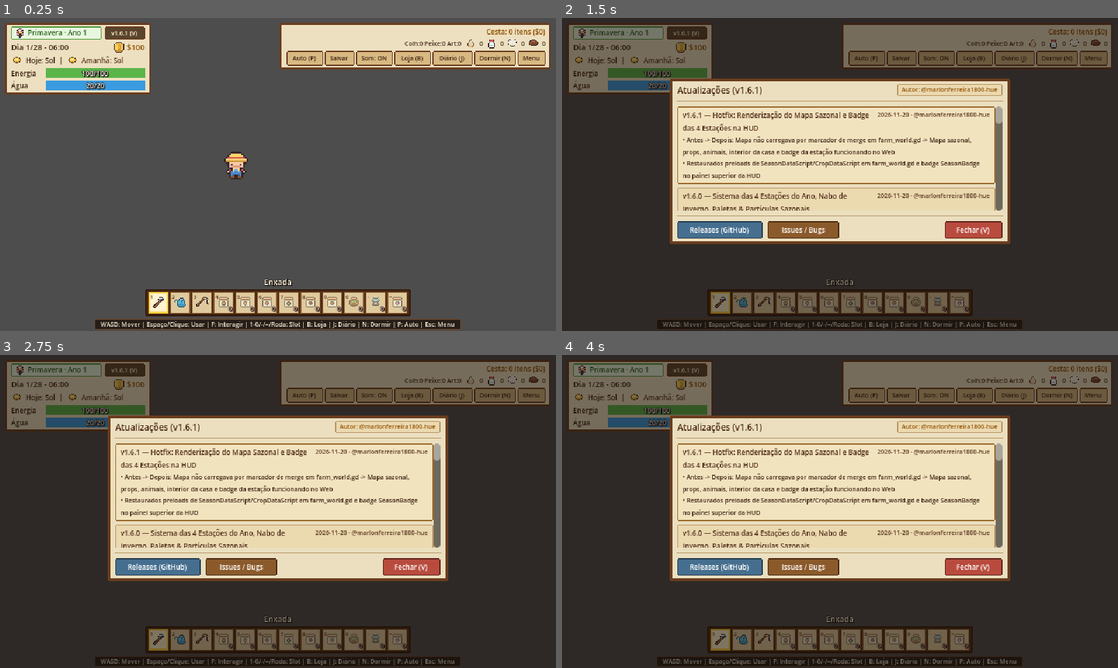
Above: before the commit, frames 1-4 (two rows, left to right).
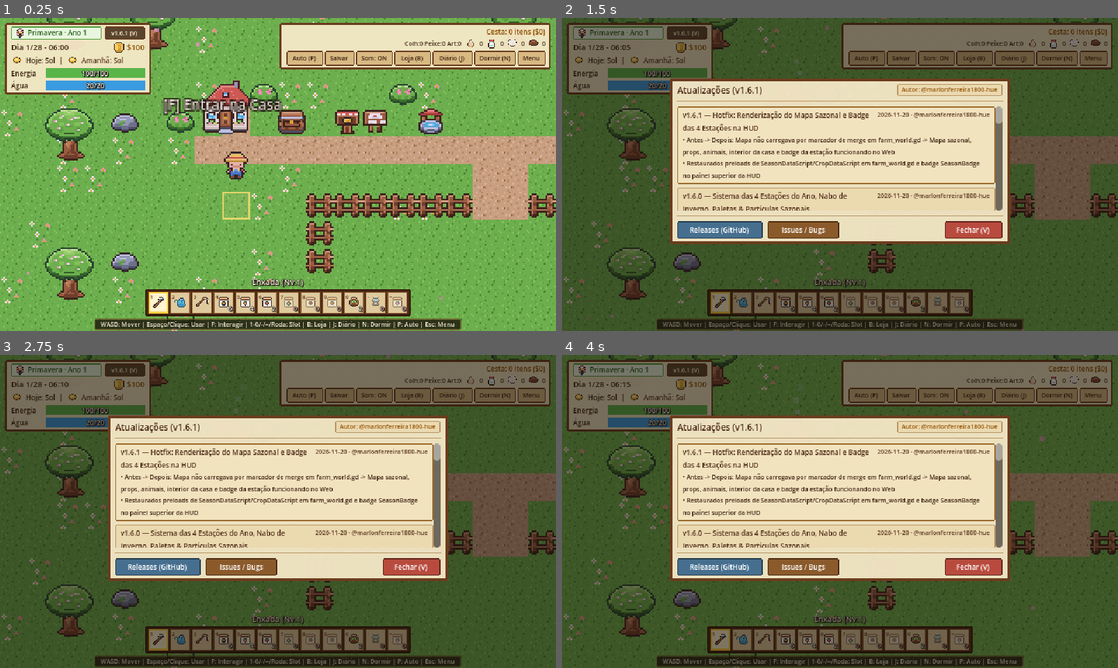
Above: after the commit, the same moments.

Repository: marlonferreira1800-hue/Fazenda-asclepio-
Game: Godot game, scene res://scenes/main.tscn
The game is run twice, just before and just after one commit, with the same random seed, the same clock (stepped at 60 frames per second) and the same inputs.
Inputs:
- Up to frame 1 (0.25 s): no input
- Up to frame 2 (1.5 s): click "v1.6.1 (V)" at 0.5 s; click "Auto (P)" at 1.25 s
- Up to frame 3 (2.75 s): click "Salvar" at 2 s
- Up to frame 4 (4 s): click "Som: ON" at 2.75 s; click "Loja (B)" at 3.5 s

The runs differ from the first frame. In frame 1, 80% of the frame differs, in the area x 0-100%, y 0-100%; in frame 2, 47%; in frame 3, 47%; in frame 4, 47%.
Error before the commit: Parse Error: Identifier "season_changed" not declared in the current scope. (res://scripts/autoload/game_state.gd:822)

Commit message:
fix(seasons): restaurar SeasonDataScript/season_changed em game_state.gd e _setup_season_particles em farm_world.gd

Diff:
--- a/scripts/autoload/game_state.gd
+++ b/scripts/autoload/game_state.gd
@@ -3,6 +3,7 @@
 
 const CropDataScript := preload("res://scripts/data/crop_data.gd")
 const FarmCatalogScript := preload("res://scripts/data/farm_catalog.gd")
+const SeasonDataScript := preload("res://scripts/data/season_data.gd")
 
 signal money_changed(new_money: int)
 signal day_changed(day: int, time_minutes: float)
@@ -20,6 +21,7 @@
 signal machines_changed()
 signal animal_purchased(animal_type: String)
 signal game_reset()
+signal season_changed(season_id: String, year: int)
 
 const SAVE_PATH := "user://savegame.json"
 const MINUTES_PER_DAY: float = 1440.0
--- a/scripts/world/farm_world.gd
+++ b/scripts/world/farm_world.gd
@@ -522,7 +522,9 @@
 
 
 func _build_tileset() -> TileSet:
-	var tex: Texture2D = _load_texture_safe("res://assets/sprites/terrain_tileset.png")
+	var tex: Texture2D = _seasonal_terrain_textures.get("spring", null) as Texture2D
+	if tex == null:
+		tex = _load_texture_safe("res://assets/sprites/terrain_tileset.png")
 	var ts := TileSet.new()
 	ts.tile_size = Vector2i(TILE_SIZE, TILE_SIZE)
 	ts.add_physics_layer(0)
@@ -538,6 +540,7 @@
 			source.create_tile(Vector2i(col, row))
 
 	ts.add_source(source, 0)
+	_shared_atlas_source = source
 
 	var full_box := PackedVector2Array([
 		Vector2(-8, -8),
@@ -591,6 +594,49 @@
 	_prompt_label.add_theme_color_override("font_outline_color", Color(0.12, 0.08, 0.05, 0.95))
 	_prompt_label.add_theme_constant_override("outline_size", 3)
 	add_child(_prompt_label)
+
+
+func _setup_season_particles() -> void:
+	var map_center := Vector2(MAP_WIDTH * TILE_SIZE * 0.5, MAP_HEIGHT * TILE_SIZE * 0.5)
+	var extents := Vector2(MAP_WIDTH * TILE_SIZE * 0.55, MAP_HEIGHT * TILE_SIZE * 0.55)
+
+	_season_particles = CPUParticles2D.new()
+	_season_particles.name = "SeasonParticles"
+	_season_particles.position = map_center
+	_season_particles.z_index = 18
+	_season_particles.emission_shape = CPUParticles2D.EMISSION_SHAPE_RECTANGLE
+	_season_particles.emission_rect_extents = extents
+	_season_particles.preprocess = 2.5
+	_season_particles.emitting = true
+	add_child(_season_particles)
+
+	_firefly_particles = CPUParticles2D.new()
+	_firefly_particles.name = "SummerFireflies"
+	_firefly_particles.position = map_center
+	_firefly_particles.z_index = 20
+	_firefly_particles.emission_shape = CPUParticles2D.EMISSION_SHAPE_RECTANGLE
+	_firefly_particles.emission_rect_extents = extents
+	_firefly_particles.amount = 20
+	_firefly_particles.lifetime = 2.8
+	_firefly_particles.direction = Vector2(0.0, -1.0)
+	_firefly_particles.spread = 180.0
+	_firefly_particles.gravity = Vector2(0.0, -2.0)
+	_firefly_particles.initial_velocity_min = 3.0
+	_firefly_particles.initial_velocity_max = 9.0
+	_firefly_particles.scale_amount_min = 1.4
+	_firefly_particles.scale_amount_max = 2.2
+	_firefly_particles.color = Color(0.88, 1.0, 0.44, 0.95)
+	var ff_grad := Gradient.new()
+	ff_grad.offsets = PackedFloat32Array([0.0, 0.35, 0.75, 1.0])
+	ff_grad.colors = PackedColorArray([
+		Color(0.88, 1.0, 0.44, 0.0),
+		Color(0.92, 1.0, 0.52, 0.95),
+		Color(0.84, 0.98, 0.38, 0.75),
+		Color(0.84, 0.98, 0.38, 0.0),
+	])
+	_firefly_particles.color_ramp = ff_grad
+	_firefly_particles.emitting = false
+	add_child(_firefly_particles)
 
 
 func _setup_weather_fx() -> void:
